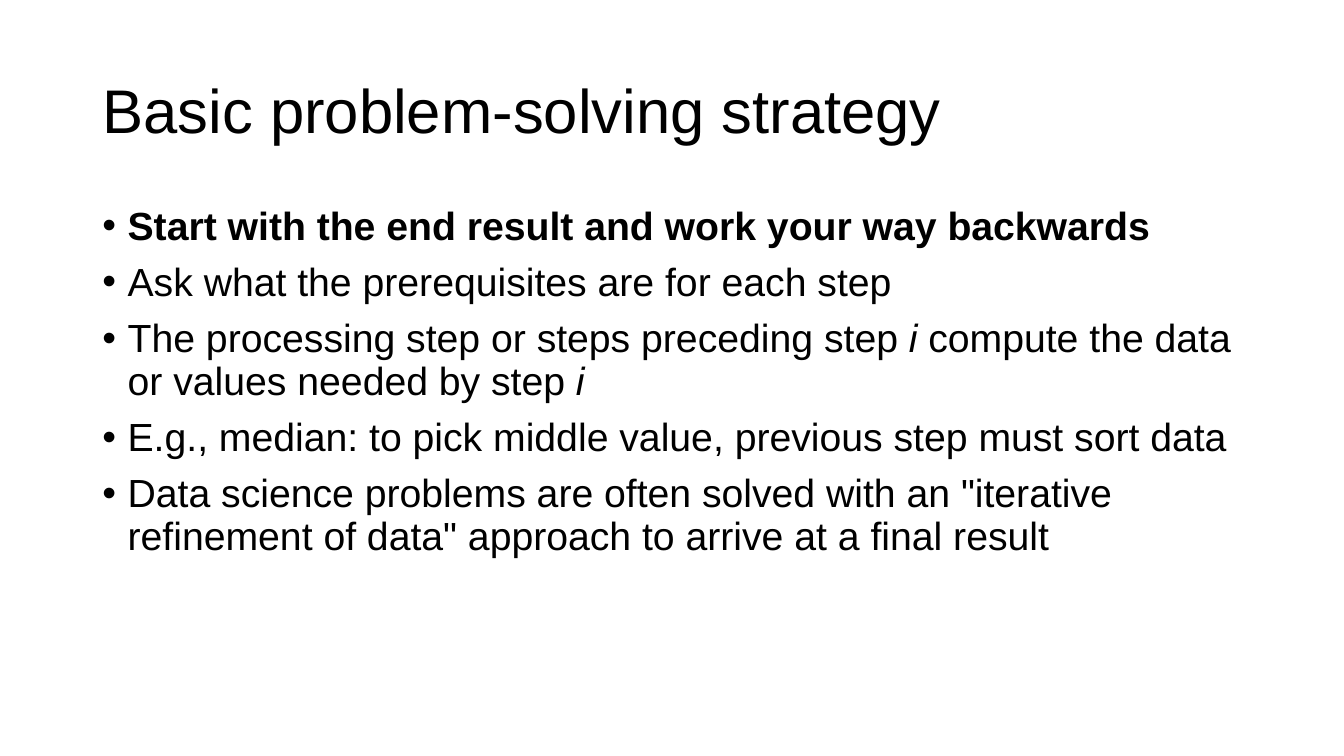
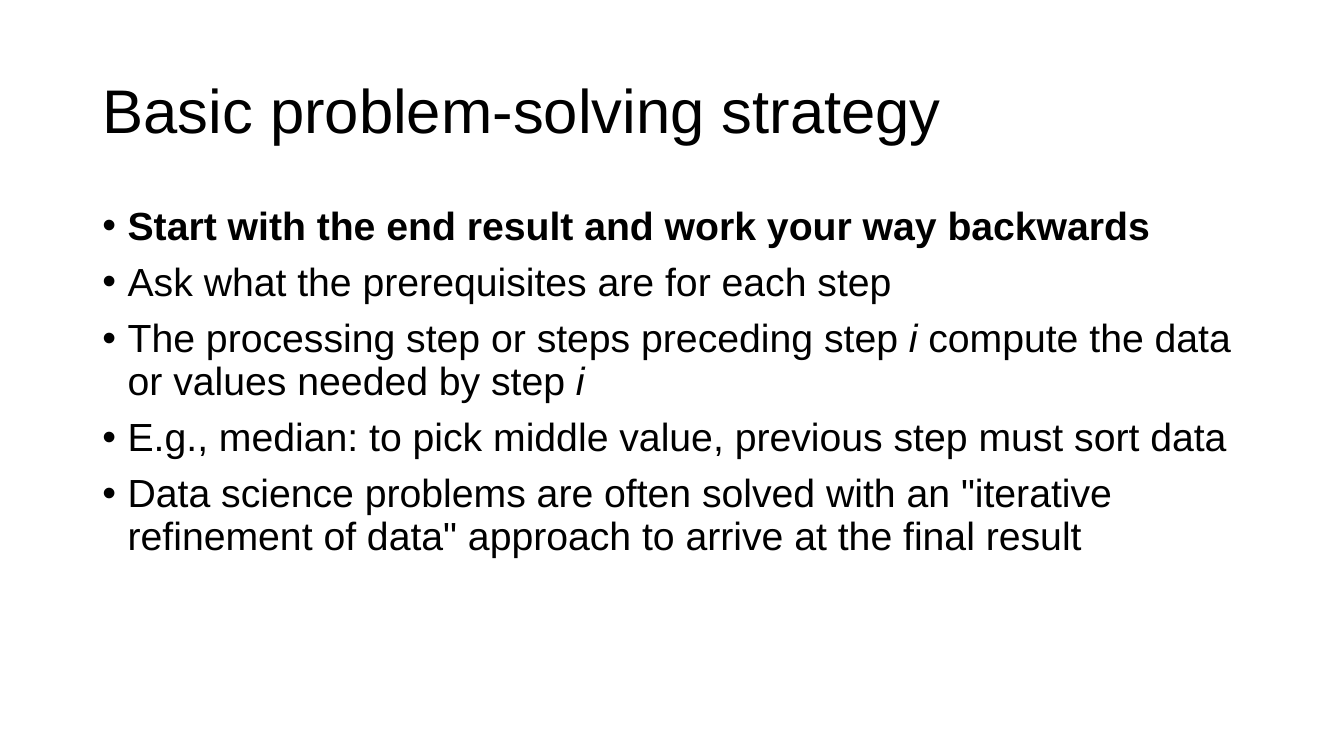
Before and after one commit to parrt/msds501, a slide deck: slide 5 of slides/programming-patterns.pptx (slide 20 before the commit). Drawn at 1344x756 pixels with LibreOffice and Linux fonts; fonts in the diff are those of the drawing; background and template pictures are left out. Boxes give left, top, right and bottom in pixels: in the first picture for what was removed or moved away, otherwise in the second. Text is boxed around its words. In the diff, an @@ line names an element or a change of style, - is before the commit and + after.

```diff
--- a/slides/programming-patterns.pptx
+++ b/slides/programming-patterns.pptx
@@ text at [128,478,1112,558]: text changed @@
-• Data science problems are often solved with an "iterative refinement of data" approach to arrive at a final result
+• Data science problems are often solved with an "iterative refinement of data" approach to arrive at the final result
```
Also in this commit, not shown: 11 other slides changed, 1 other file.
